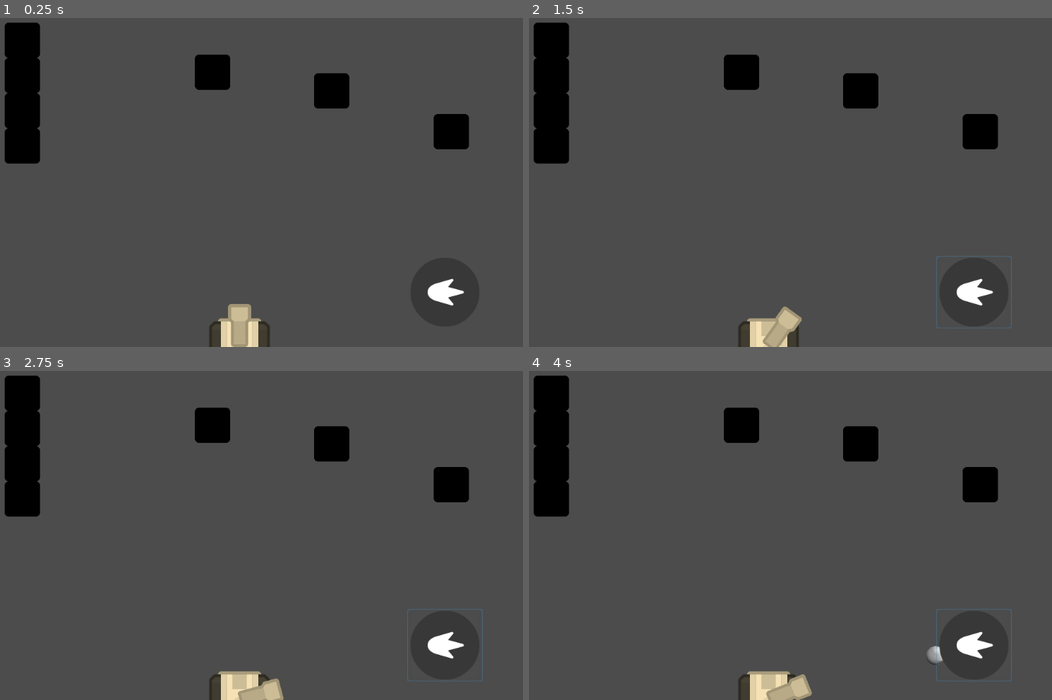
Above: before the commit, frames 1-4 (two rows, left to right).
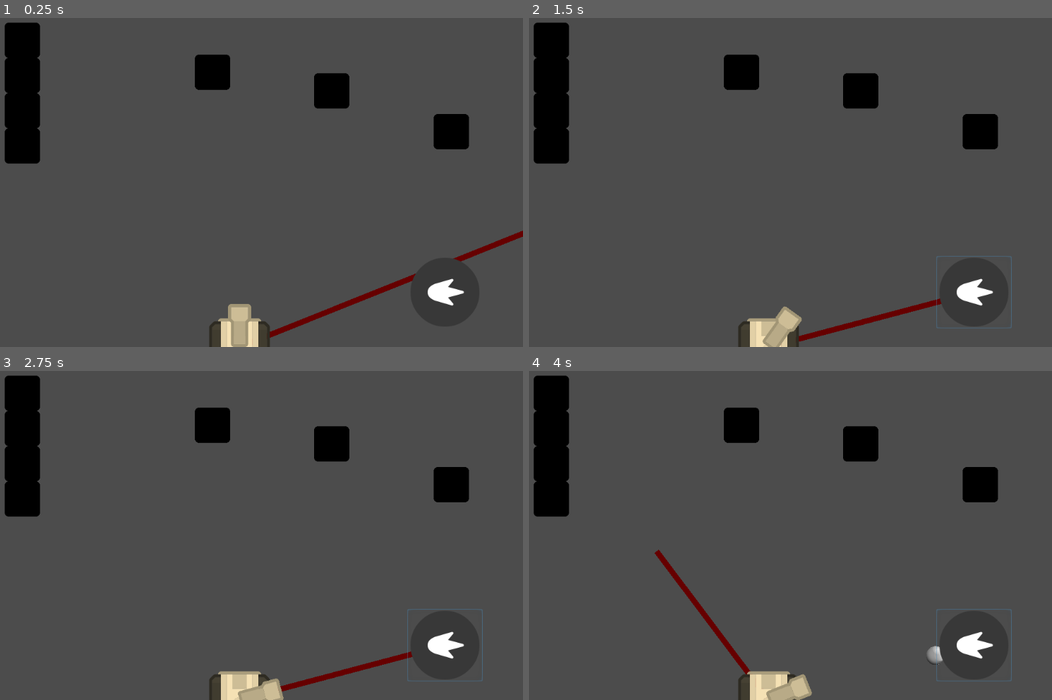
Above: after the commit, the same moments.

Repository: Dieghito124/GodotArcade-1
Game: Godot game, scene res://src/Game.tscn
Same seed, same stepped clock (60 frames per second), same inputs: the game is played once before the commit and once after it. The engine's default icon, where the game draws it, is replaced by a stand-in: a white triangle on a blue panel in a dark square.
Inputs (mouse positions are in pixels of both pictures, inside the frame that each line leads up to):
- Up to frame 1 (0.25 s): no input
- Up to frame 2 (1.5 s): click (973, 291) at 0.5 s; click (973, 291) at 1.25 s
- Up to frame 3 (2.75 s): click (444, 644) at 2 s
- Up to frame 4 (4 s): tap Enter at 2.75 s; move the mouse to (895, 519) at 2.77 s; click (895, 519) at 2.92 s; tap Space at 3.5 s; move the mouse to (654, 551) at 3.52 s; click (654, 551) at 3.67 s

The runs differ from the first frame. In frame 1, 0.8% of the frame differs, in the area x 51-100%, y 64-98%; in frame 2, 0.5%; in frame 3, 0.5%; in frame 4, 0.5%.

Commit message:
Updated Laser

Diff:
--- a/src/Laser.gd
+++ b/src/Laser.gd
@@ -1,4 +1,17 @@
+tool
 extends Line2D
 
 func _ready() -> void:
 	pass
+
+func _input(event: InputEvent) -> void:
+	if event is InputEventScreenTouch && !get_parent().turret_moving:
+		clear_points()
+		add_point(get_local_mouse_position())
+		add_point(position)
+
+func _process(delta: float) -> void:
+	pass
+
+func _physics_process(delta: float) -> void:
+	pass
--- a/src/Player.tscn
+++ b/src/Player.tscn
@@ -14,9 +14,9 @@
 bullet_scene = ExtResource( 2 )
 
 [node name="Laser" type="Line2D" parent="."]
+points = PoolVector2Array( 1183, -474, 0, 0 )
 texture = ExtResource( 3 )
-texture_mode = 105474240
-round_precision = 2
+round_precision = 32
 script = ExtResource( 4 )
 
 [node name="Body" type="Node2D" parent="."]
